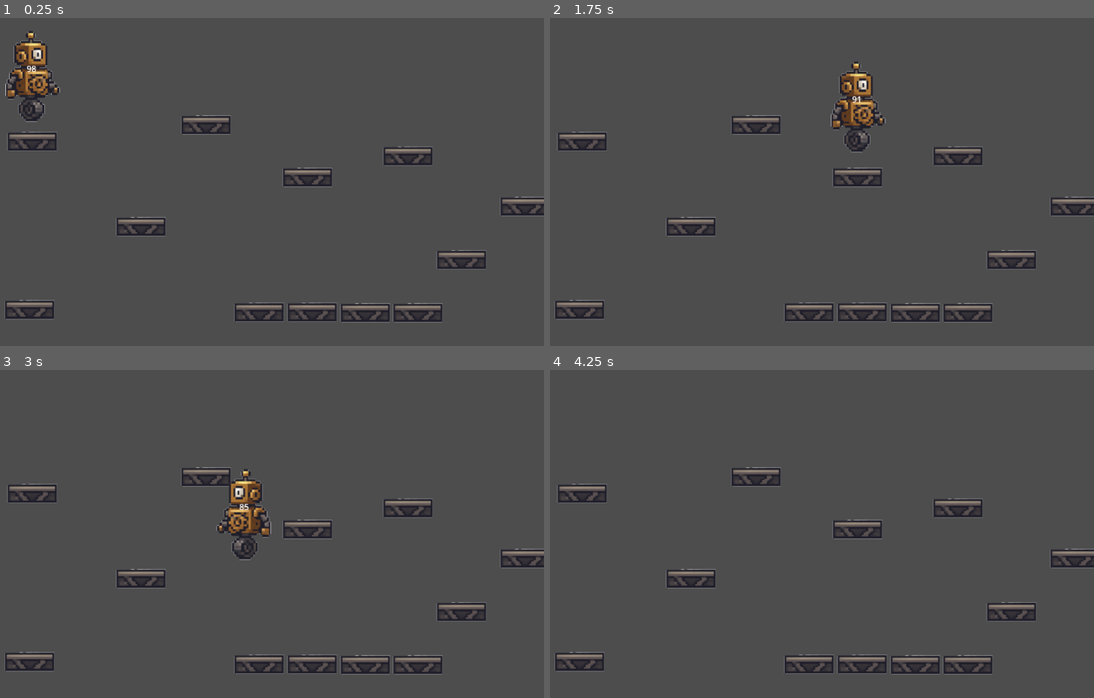
Above: before the commit, frames 1-4 (two rows, left to right).
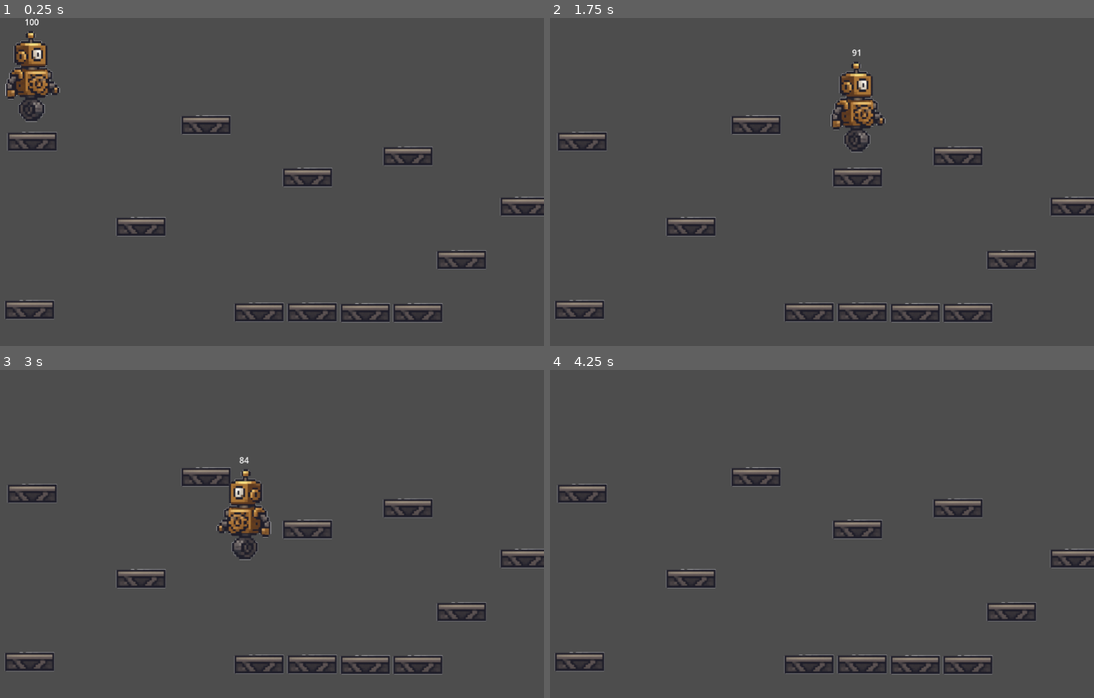
Above: after the commit, the same moments.

Repository: M1rceaDogaru/wound-up
Game: Godot game, scene res://test/test.tscn
Same seed, same stepped clock (60 frames per second), same inputs: the game is played once before the commit and once after it. This scene is started directly instead of the project's main scene.
Inputs:
- Up to frame 1 (0.25 s): no input
- Up to frame 2 (1.75 s): hold D (move_right) from 0.53 s (still down); tap W (jump) at 0.6, 0.77, 1.07, 1.52, 1.55 s; tap Enter at 1.25 s; tap R (rewind) at 1.35 s
- Up to frame 3 (3 s): tap W (jump) at 1.82, 2.1 s; release D (move_right) at 2.03 s; hold A (move_left) from 2.03 s (still down); tap R (rewind) at 2.85 s
- Up to frame 4 (4.25 s): keep holding A (move_left); tap W (jump) at 3.02, 3.05, 3.32, 3.6, 3.77, 4.07 s

The runs differ from the first frame. In frame 1, less than 0.1% of the frame differs, in the area x 4-8%, y 0-17%; in frame 2, less than 0.1%; in frame 3, less than 0.1%; in frame 4, nothing differs.

Commit message:
Only deplete tension on player action

Diff:
--- a/src/player/player.gd
+++ b/src/player/player.gd
@@ -18,6 +18,7 @@
 @export var max_spring_tension: float = 100.0
 @export var spring_depletion_rate: float = 5.0 # Tension lost per second
 @export var damage_depletion_amount: float = 25.0
+@export var overwound_depletion_multiplier: float = 2.0
 
 # Rewind system Properties
 @export var rewind_cooldown := 2.0
@@ -64,21 +65,6 @@
 		update_rewind_cooldown(delta)
 
 func handle_normal_movement(delta):
-	# --- SPRING TENSION MANAGEMENT ---
-	# Calculate base depletion rate
-	var current_depletion_rate = spring_depletion_rate
-	if is_overwound:
-		current_depletion_rate *= 5.0 # Example multiplier for overwound state
-
-	# Deplete the spring
-	spring_tension -= current_depletion_rate * delta
-	spring_tension = clamp(spring_tension, 0.0, max_spring_tension)
-
-	# Check for game over
-	if spring_tension <= 0.0:
-		game_over("Spring Unwound!")
-		return
-
 	# --- MOVEMENT & INPUT HANDLING ---
 	handle_jump_input()
 	var horizontal_input = Input.get_axis("move_left", "move_right")
@@ -96,9 +82,12 @@
 		can_coyote_jump = false
 		coyote_timer.stop()
 
+	var must_jump = has_jump_buffer and (is_on_floor() or can_coyote_jump)
 	# Apply jump if we have a buffered jump and are now able to jump
-	if has_jump_buffer and (is_on_floor() or can_coyote_jump):
+	if must_jump:
 		perform_jump()
+
+	deplete_spring_tension(delta, horizontal_input, must_jump)
 
 	was_on_floor = is_on_floor()
 	move_and_slide()
@@ -106,6 +95,26 @@
 	# Handle rewind input
 	if Input.is_action_just_pressed("rewind") and can_rewind:
 		start_rewind()
+
+func deplete_spring_tension(delta, move_input, has_jumped):
+	if has_jumped:
+		spring_tension -= 1
+
+	if move_input != 0:
+		# --- SPRING TENSION MANAGEMENT ---
+		# Calculate base depletion rate. Only deplete when there is movement input
+		var current_depletion_rate = spring_depletion_rate
+		if is_overwound:
+			current_depletion_rate *= overwound_depletion_multiplier # multiplier for overwound state
+
+		# Deplete the spring
+		spring_tension -= current_depletion_rate * delta
+		spring_tension = clamp(spring_tension, 0.0, max_spring_tension)
+
+	# Check for game over
+	if spring_tension <= 0.0:
+		game_over("Spring Unwound!")
+		return
 
 func handle_jump_input():
 	# Jump Buffer: If the player presses jump, start the buffer timer
--- a/src/player/player.tscn
+++ b/src/player/player.tscn
@@ -40,9 +40,9 @@
 anchor_right = 0.5
 anchor_bottom = 0.5
 offset_left = -20.0
-offset_top = -113.0
+offset_top = -203.0
 offset_right = 20.0
-offset_bottom = -90.0
+offset_bottom = -180.0
 grow_horizontal = 2
 grow_vertical = 2
 text = "00"
